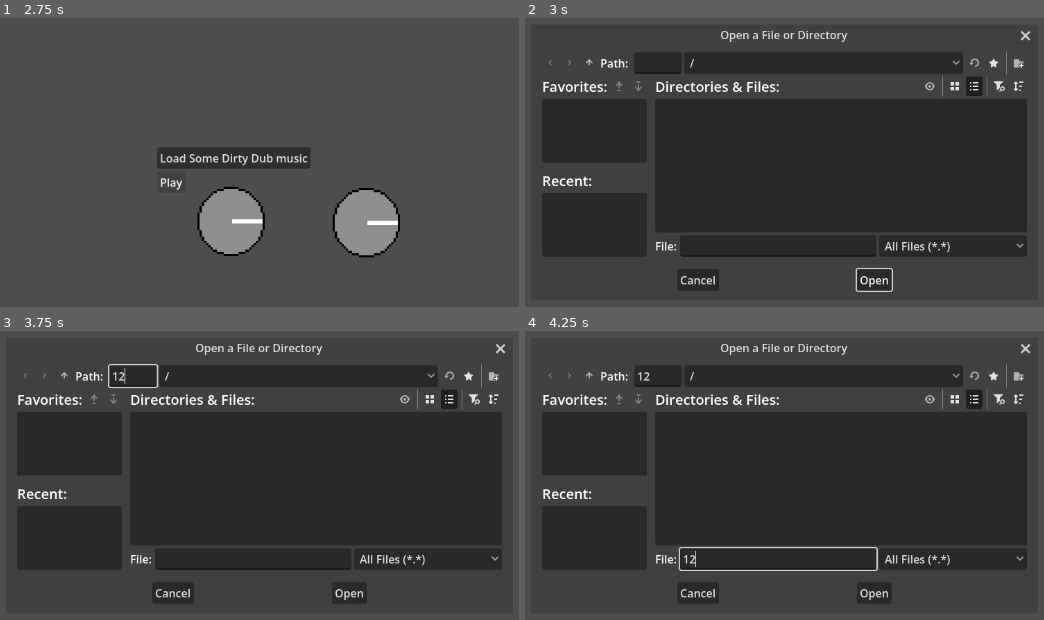
Above: before the commit, frames 1-4 (two rows, left to right).
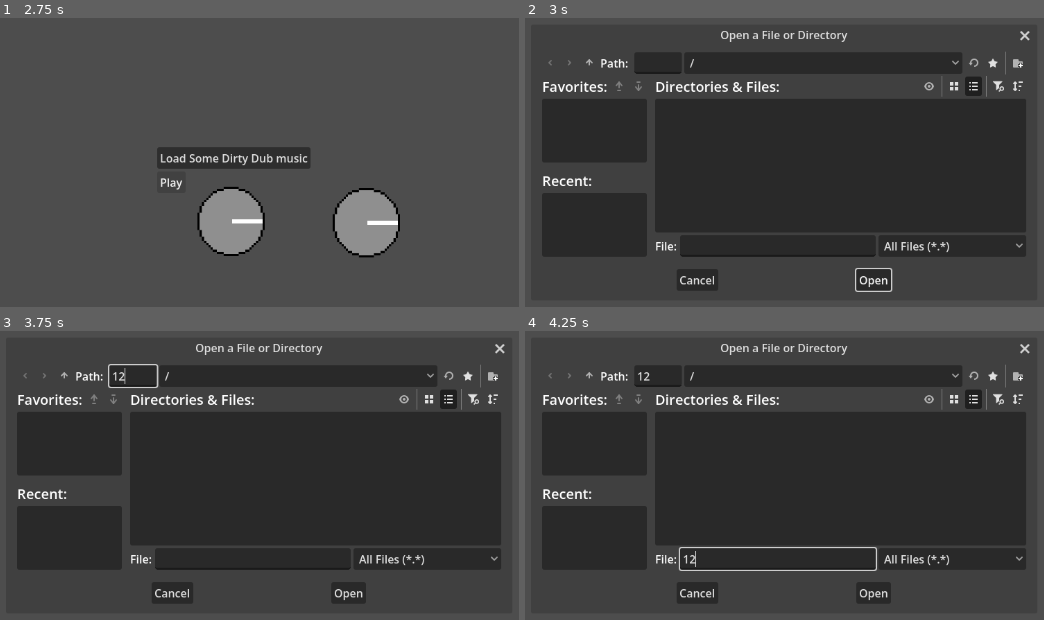
Above: after the commit, the same moments.

Repository: jeanleny/CrashBarriere
Game: Godot game, scene res://Interface/main_scene.tscn
Two runs of this game, one before a commit and one after it. Both use one fixed random seed, a clock stepped at 60 frames per second and the inputs below. The project has no main scene, so this scene is started directly.
Inputs (mouse positions are in pixels of both pictures, inside the frame that each line leads up to):
- Up to frame 1 (2.75 s): click "Play" at 0.5 s; click "Play" at 1.25 s; click "Play" at 2 s
- Up to frame 2 (3 s): click "Load Some Dirty Dub music" at 2.75 s
- Up to frame 3 (3.75 s): click (134, 377) at 3.52 s; type "12" at 3.6 s
- Up to frame 4 (4.25 s): click (779, 559) at 3.75 s; type "12" at 3.83 s

Frame 1 is identical in both runs. In frame 2, 0.8% of the frame differs, in the area x 29-98%, y 4-95%; in frame 3, 0.7%; in frame 4, 0.7%.

Commit message:
[CLEANUP] tydying the potard's code

Diff:
--- a/Interface/main_scene.tscn
+++ b/Interface/main_scene.tscn
@@ -32,5 +32,4 @@
 
 [node name="MixingAudio" type="AudioStreamPlayer" parent="." unique_id=603930733]
 stream = ExtResource("3_nkdx5")
-stream_paused = true
 bus = &"MixBus"
--- a/Script/Interface/potard.gd
+++ b/Script/Interface/potard.gd
@@ -10,13 +10,12 @@
 @onready var audio: AudioStreamPlayer = $"../MixingAudio"
 
 const LOW:int = 0
-const HIGH:int = 0
+const HIGH:int = 1
 var mPos: float
 var bus: int = AudioServer.get_bus_index("MixBus")
 var inside :bool = false
-var index: int = 0
+var rotConversion: int = 0
 var rotDeg:int = 0
-var indexTrad:int = 0
 
 # Called when the node enters the scene tree for the first time.
 func _ready() -> void:
@@ -24,31 +23,50 @@
 	pass # Replace with function body.
 
 
-func low_effect_normalization(res) -> float:
-	res = index / div
+#To map a value from a 0 - 100
+#range up to a 200 - 21 000 range, the formula is
+#Divide to turn into a decimal (percentage)
+#Multiply by the max minus the minimum
+#Add the minimum
+func low_effect_normalization(res:float) -> float:
+	res = rotConversion / div
 	res = (res / 100) * mul + add
 	return res
+
+#Tthe same but inverted (21 000 - 200)
+#Divide to turn into a decimal (percentage)
+#Multiply by the max
+#Substract the maximum
+#SAMER CT CHO
+func high_effect_normalization(res : float) -> float:
+	res = rotConversion / div
+	res = (res / 100) * mul - mul
+	res *= -1
+	return res
+
+#Weird Conversion
+#The actual Rotation angle of the sprite match these awfull values (sorry)
+#Because the angle becomes negative at 180, we have to check it before converting
+func convertAngleToRange() -> int :
+	if rotDeg >= 130 and rotDeg <= 180 :
+		rotConversion = rotDeg - 130
+	else :
+		rotConversion = rotDeg + 230
+	return rotConversion
 
 #The value of the audio effect is normalised with the rotation of the sprite
 #The rotation is set with the mouse position
 func set_potard_value(mPos: float):
-	var res = mPos
+	var res:float = mPos
 	if rad_to_deg(mPos) > 130 or rad_to_deg(mPos) < 50 :
 		potar.rotation = mPos
 		rotDeg = rad_to_deg(potar.rotation)
-		if rotDeg >= 130 and rotDeg <= 180 :
-			index = rad_to_deg(potar.rotation) - 130
-		else :
-			index = rad_to_deg(potar.rotation) + 230
+		rotConversion = convertAngleToRange()
 		if busIndex == LOW:
-			res = index / div
-			res = (res / 100) * mul + add
-			filter.cutoff_hz = res
-		else :
-			res = index / div
-			res = (res / 100) * mul - mul
-			res *= -1
-			filter.cutoff_hz = res
+			filter.cutoff_hz = low_effect_normalization(res)
+		else:
+			filter.cutoff_hz = high_effect_normalization(res)
+
 
 # Called every frame. 'delta' is the elapsed time since the previous frame.
 func _process(delta: float) -> void:
@@ -56,7 +74,6 @@
 		mPos = potar.global_position.angle_to_point(get_global_mouse_position())
 		set_potard_value(mPos)
 
-
 func _on_mouse_entered() -> void:
 	inside = true
 
--- a/Script/music_upload.gd
+++ b/Script/music_upload.gd
@@ -1,7 +1,7 @@
 extends Node
 
 @onready var fDialog: FileDialog = $"."
-@onready var audioPlayer: AudioStreamPlayer = $"../../AudioPlayer"
+@onready var audioPlayer: AudioStreamPlayer = $"../../../MixingAudio"
 
 # Called when the node enters the scene tree for the first time.
 func _ready() -> void:
